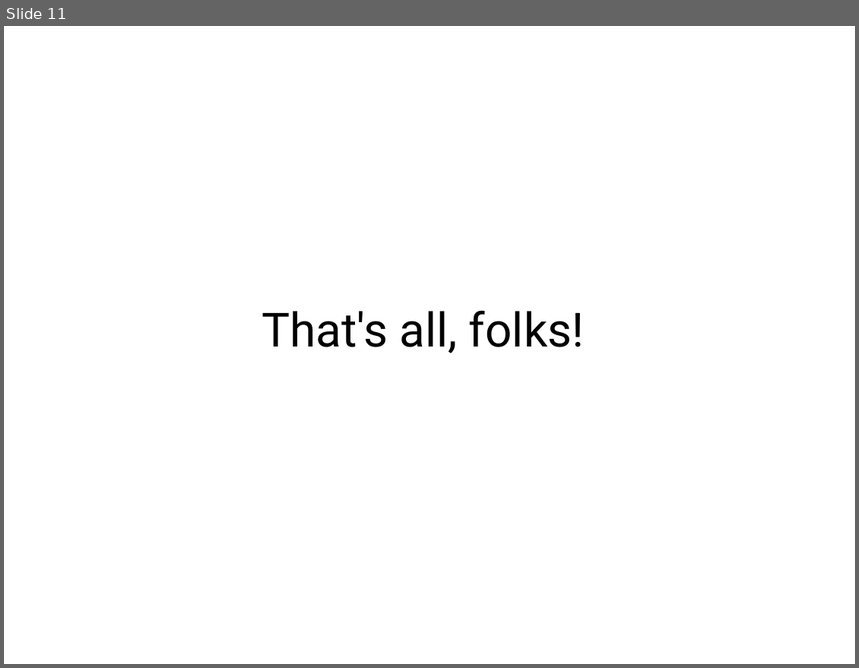
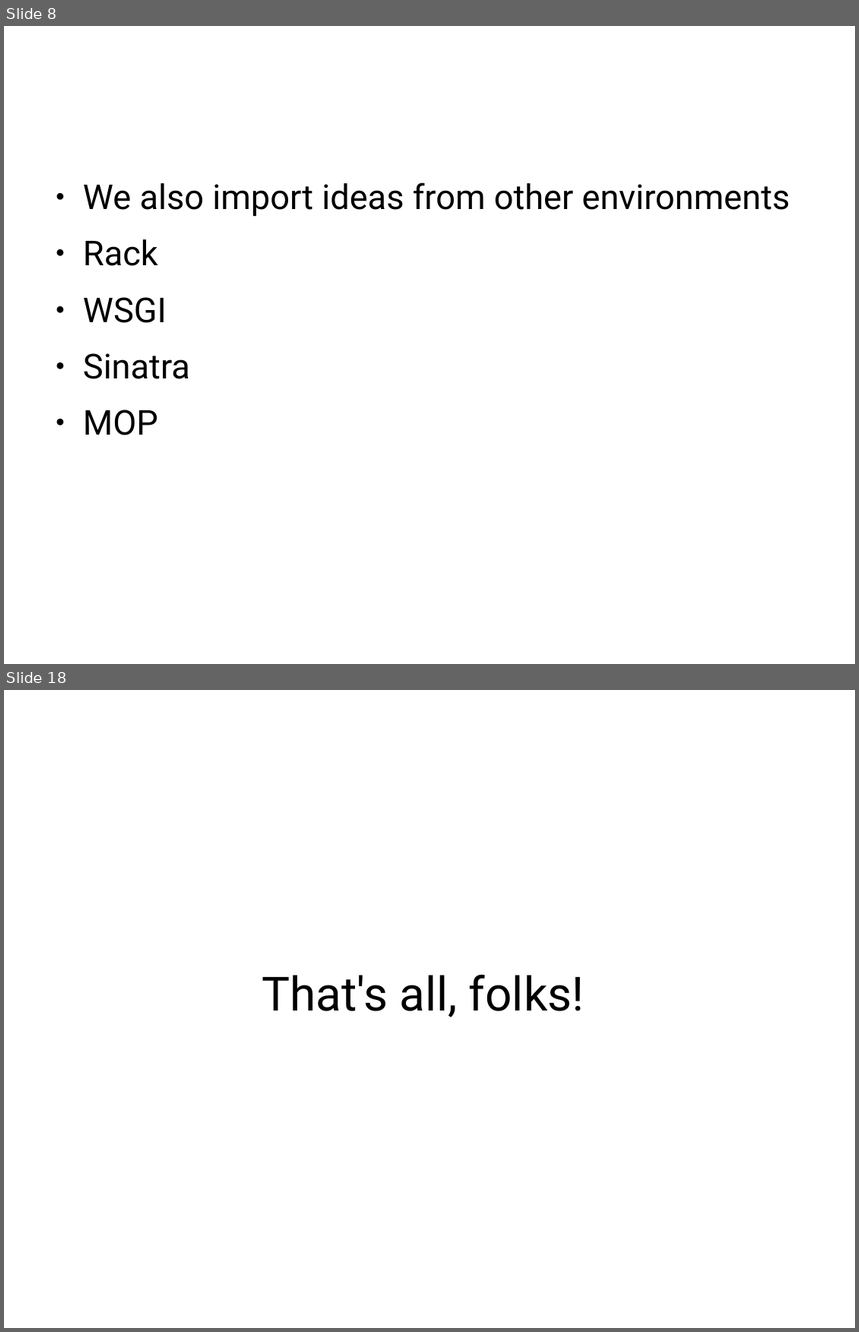
Before and after one commit to erezschatz/Presentation, a slide deck: tools.odp. Shown one above the other, each under a label of ours: slide 11 before the commit, slides 8 and 18 after it; the slides between them are not shown. The pictures are 859x668 and 859x1332 pixels, drawn with LibreOffice and Linux fonts; fonts in the diff are those of the drawing. Boxes give left, top, right and bottom in pixels: in the first picture for what was removed or moved away, otherwise in the second. Text is boxed around its words. In the diff, an @@ line names an element or a change of style, - is before the commit and + after.

```diff
--- a/tools.odp
+++ b/tools.odp
@@ slide 8 added at bbox=[4, 26, 855, 664], background #FFFFFF @@
@@ text added at bbox=[83, 183, 791, 436], 32 pt, text #000000 @@
+● We also import ideas from other environments
+● Rack
+● WSGI
+● Sinatra
+● MOP
@@ what was slide 11 is now slide 18 @@
```
Also in this commit, not shown: 16 other slides added, 10 slides removed, 1 other file.
